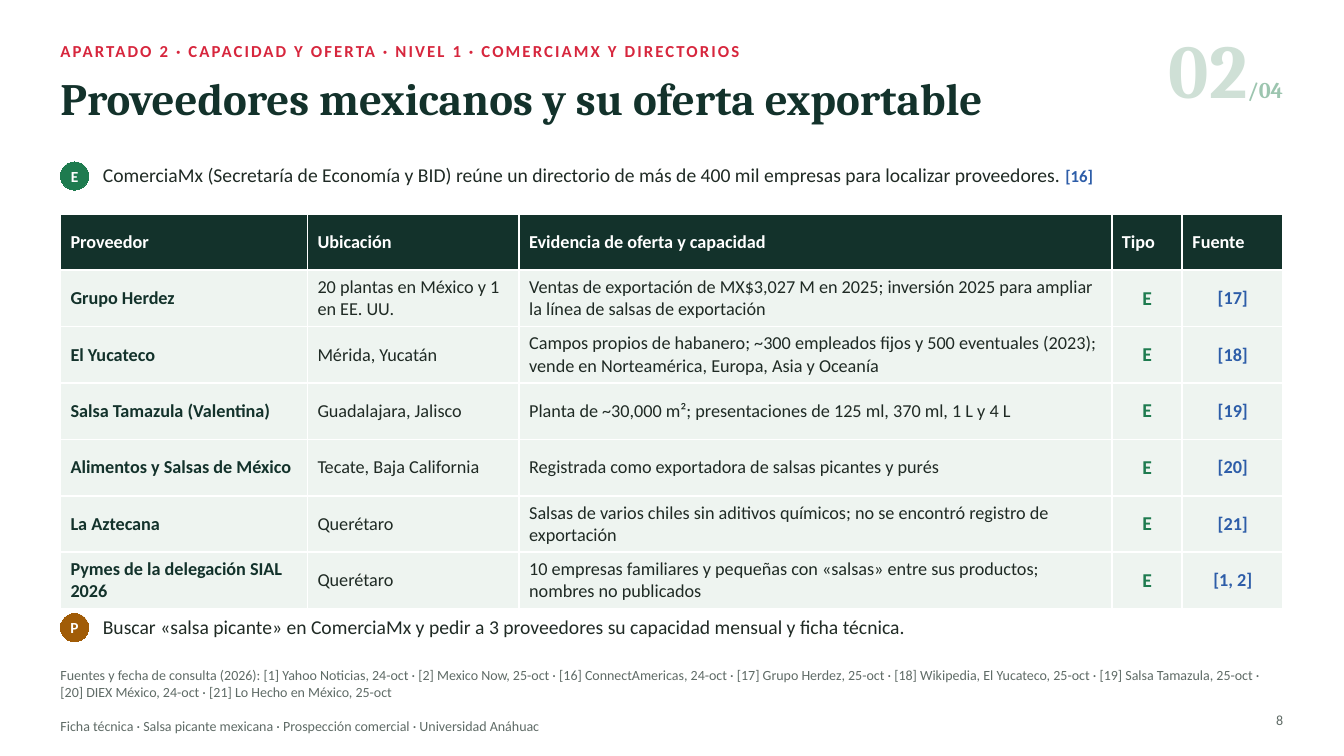
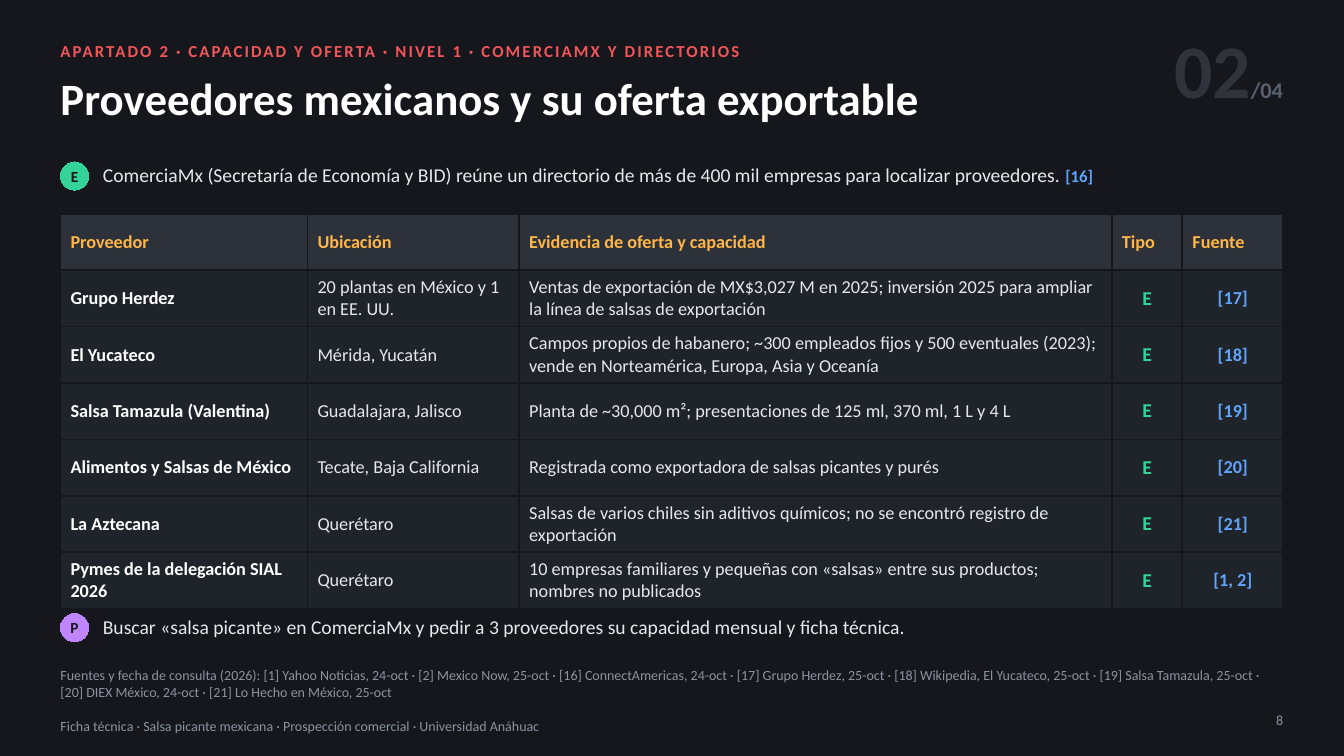
Before and after one commit to psiantonioochoa-design/Arquitectura, a slide deck: slide 8 of comercio-exterior/Ficha técnica · Salsa picante · Viabilidad arancelaria y de mercado.pptx. Drawn at 1344x756 pixels with LibreOffice and Linux fonts; fonts in the diff are those of the drawing. Boxes give left, top, right and bottom in pixels: in the first picture for what was removed or moved away, otherwise in the second. Text is boxed around its words. In the diff, an @@ line names an element or a change of style, - is before the commit and + after.

```diff
--- a/comercio-exterior/Ficha técnica · Salsa picante · Viabilidad arancelaria y de mercado.pptx
+++ b/comercio-exterior/Ficha técnica · Salsa picante · Viabilidad arancelaria y de mercado.pptx
@@ background #FFFFFF to #15171C @@
@@ text "02/04" at [1174, 27, 1283, 119]: font Cambria to Calibri; text colour #CFE0D6 to #2E333C, text colour #9CC5AF to #5A6270 in "02/04" @@
@@ text "APARTADO 2 · CAPACIDAD Y ..." at [160, 46, 617, 57]: text colour #D7263D to #F2555A @@
@@ title "Proveedores mexicanos y su oferta ..." at [60, 83, 918, 122]: font Cambria to Calibri, text colour #13322B to #FFFFFF @@
@@ ellipse "E" at [60, 162, 89, 191]: text colour #FFFFFF to #15171C; fill #1E7B4F to #34D399; outline #1E7B4F 0.75 pt to #34D399 0.75 pt @@
@@ text "ComerciaMx (Secretaría de Economía y ..." at [103, 168, 1093, 185]: text colour #1F2A24 to #E6E8EB; text colour #2D5DA8 to #60A5FA in "[16]" @@
@@ table at [60, 214, 1284, 604] @@
@@ fill #13322B to #2C313A in row 1 @@
@@ fill #EEF4F0 to #1F232A in 30 cells @@
@@ text colour #FFFFFF to #FFB547 in "Proveedor", "Ubicación", "Evidencia de oferta y capacidad", "Tipo" and 1 more places @@
@@ text colour #13322B to #FFFFFF in "Grupo Herdez", "El Yucateco", "Salsa Tamazula (Valentina)", "Alimentos y Salsas de México" and 2 more places @@
@@ text colour #1F2A24 to #E6E8EB in "20 plantas en México y 1 en ...", "Ventas de exportación de MX$3,027 M en ...", "Mérida, Yucatán", "Campos propios de habanero; ~300 empleados fijos ..." and 8 more places @@
@@ text colour #1E7B4F to #34D399 in "E", "E", "E", "E" and 2 more places @@
@@ text colour #2D5DA8 to #60A5FA in "[17]", "[18]", "[19]", "[20]" and 2 more places @@
@@ borders changed @@
@@ ellipse "P" at [60, 614, 89, 642]: text colour #FFFFFF to #15171C; fill #A15C07 to #C084FC; outline #A15C07 0.75 pt to #C084FC 0.75 pt @@
@@ text "Buscar «salsa picante» en ComerciaMx ..." at [103, 620, 905, 637]: text colour #1F2A24 to #E6E8EB @@
@@ text colour #5F6B66 to #8B93A1 in 3 elements at [60, 670, 1252, 699], [1276, 715, 1283, 725], [60, 721, 539, 733] @@
```
Also in this commit, not shown: 23 other slides changed, 1 other file.
